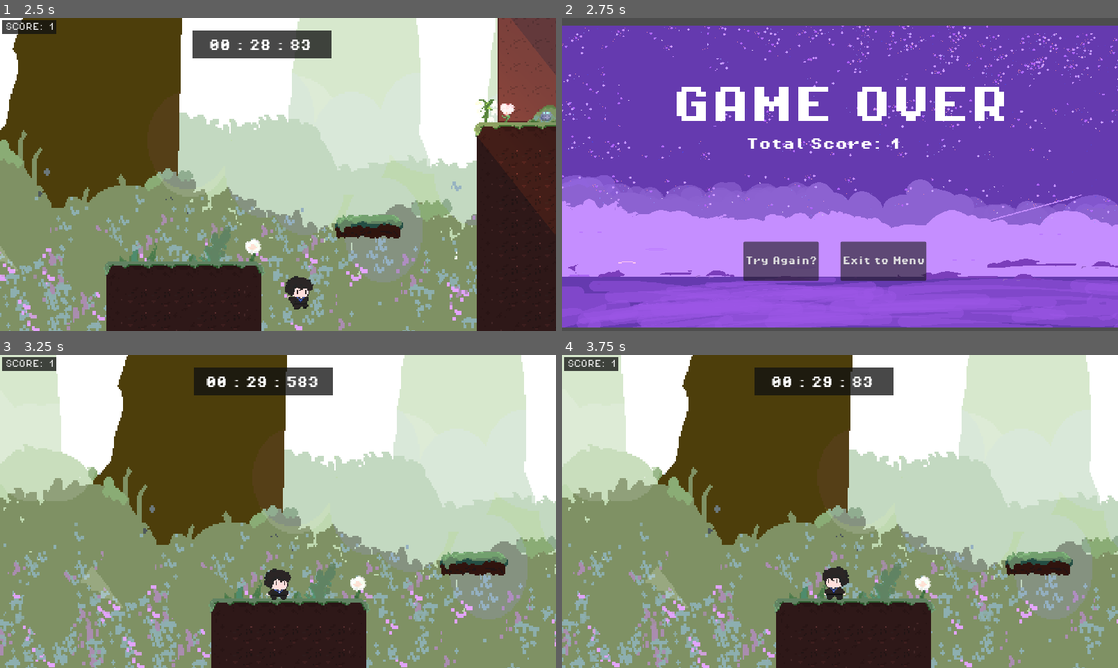
Above: before the commit, frames 1-4 (two rows, left to right).
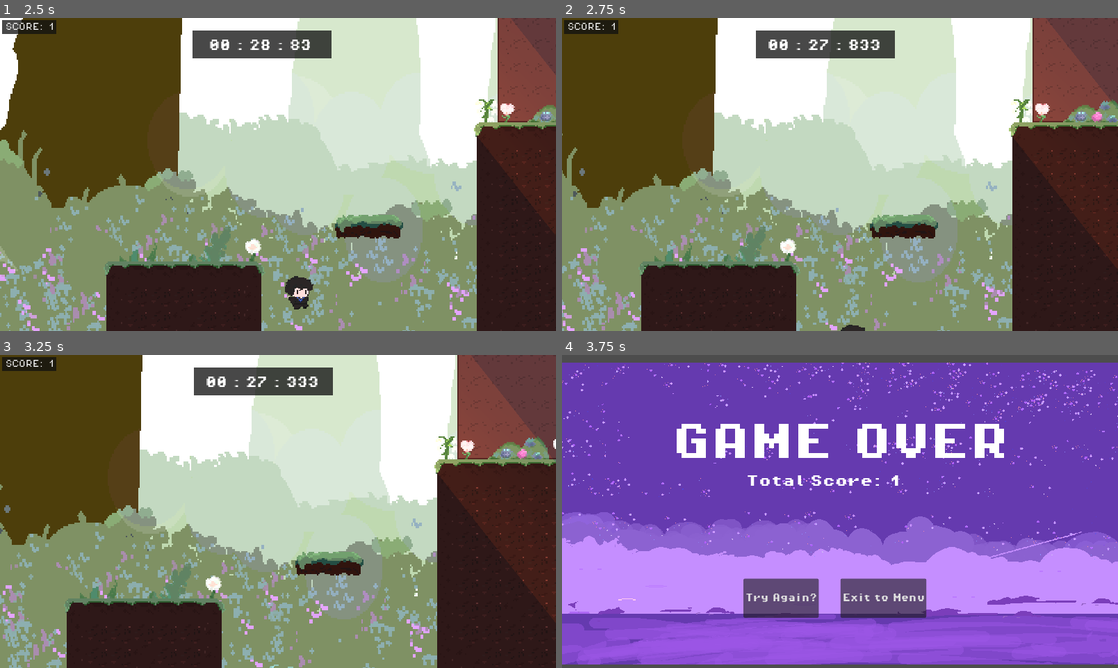
Above: after the commit, the same moments.

Repository: ajpolintan/GMTK_GameJam
Game: Godot game, scene res://Scenes/Main_Menu.tscn
Same seed, same stepped clock (60 frames per second), same inputs: the game is played once before the commit and once after it.
Inputs (mouse positions are in pixels of both pictures, inside the frame that each line leads up to):
- Up to frame 1 (2.5 s): click "Start" at 0.5 s; move the mouse to (400, 158) at 1.27 s; hold Right (move_right) from 1.28 s (still down); tap Shift (dash) at 1.35 s; tap Space (jump) at 1.52, 2.27 s; move the mouse to (166, 190) at 2.02 s; right-click (166, 190) at 2.1 s
- Up to frame 2 (2.75 s): keep holding Right (move_right)
- Up to frame 3 (3.25 s): release Right (move_right) at 2.75 s; click (216, 599) at 2.75 s, where only the run before the commit has a clickable "Try Again?"
- Up to frame 4 (3.75 s): move the mouse to (895, 442) at 3.52 s; hold Left (move_left) from 3.53 s (still down); tap Shift (dash) at 3.6 s

Frame 1 is identical in both runs. In frame 2, 98% of the frame differs, in the area x 0-100%, y 0-100%; in frame 3, 78%; in frame 4, 99%.

Commit message:
deathanim

Diff:
--- a/Scenes/Game.tscn
+++ b/Scenes/Game.tscn
@@ -33,4 +33,5 @@
 position_smoothing_enabled = true
 
 [connection signal="stop" from="." to="." method="_on_stop"]
+[connection signal="timeUp" from="CanvasLayer/HUD" to="." method="_on_hud_time_up"]
 [connection signal="selected" from="Deck" to="." method="_on_deck_selected"]
--- a/Scenes/Player.tscn
+++ b/Scenes/Player.tscn
@@ -9,11 +9,13 @@
 [ext_resource type="Texture2D" uid="uid://blmrysii0d47w" path="res://Assets/sprites/double_jump.png" id="4_yo5xs"]
 [ext_resource type="Texture2D" uid="uid://2wv7a2063fvr" path="res://Assets/sprites/Glide-Sheet.png" id="5_bnse3"]
 [ext_resource type="Texture2D" uid="uid://csy6winhlofqv" path="res://Assets/GMTK-Skidd.png" id="5_kq23a"]
+[ext_resource type="Texture2D" uid="uid://hl442ujywr8j" path="res://Assets/sprites/gmtk_death_anim.png" id="5_ty5vi"]
 [ext_resource type="Texture2D" uid="uid://ceftcum2ga1lc" path="res://Assets/gmtk_walk-Sheet.png" id="6_8rbfb"]
 [ext_resource type="Texture2D" uid="uid://b7r7ji55cjgnf" path="res://Assets/sprites/wall_jump.png" id="7_ep450"]
 [ext_resource type="AudioStream" uid="uid://dcrr8a87fdpdt" path="res://Assets/sounds/free_sound_jump(cabled_mess).wav" id="7_h7tu8"]
 [ext_resource type="AudioStream" uid="uid://dc7tgcm7wlea" path="res://Assets/sounds/skid__wakuwakuwakuwaku__sfxwalkground3.wav" id="8_7veep"]
 [ext_resource type="AudioStream" uid="uid://spg42w5aqkc7" path="res://Assets/sounds/hurt.wav" id="11_1oo81"]
+[ext_resource type="AudioStream" uid="uid://cij2sq1vmx8wf" path="res://Assets/sounds/explosion.wav" id="16_tn4xq"]
 
 [sub_resource type="AtlasTexture" id="AtlasTexture_yfifn"]
 atlas = ExtResource("3_gktnd")
@@ -71,6 +73,34 @@
 atlas = ExtResource("3_dtjqf")
 region = Rect2(188, 0, 47, 32)
 
+[sub_resource type="AtlasTexture" id="AtlasTexture_mbf4v"]
+atlas = ExtResource("5_ty5vi")
+region = Rect2(0, 0, 32, 32)
+
+[sub_resource type="AtlasTexture" id="AtlasTexture_bsksx"]
+atlas = ExtResource("5_ty5vi")
+region = Rect2(32, 0, 32, 32)
+
+[sub_resource type="AtlasTexture" id="AtlasTexture_yi1kb"]
+atlas = ExtResource("5_ty5vi")
+region = Rect2(64, 0, 32, 32)
+
+[sub_resource type="AtlasTexture" id="AtlasTexture_n30sw"]
+atlas = ExtResource("5_ty5vi")
+region = Rect2(96, 0, 32, 32)
+
+[sub_resource type="AtlasTexture" id="AtlasTexture_rwwki"]
+atlas = ExtResource("5_ty5vi")
+region = Rect2(128, 0, 32, 32)
+
+[sub_resource type="AtlasTexture" id="AtlasTexture_5cwt7"]
+atlas = ExtResource("5_ty5vi")
+region = Rect2(160, 0, 32, 32)
+
+[sub_resource type="AtlasTexture" id="AtlasTexture_8unbk"]
+atlas = ExtResource("5_ty5vi")
+region = Rect2(192, 0, 32, 32)
+
 [sub_resource type="AtlasTexture" id="AtlasTexture_umm06"]
 atlas = ExtResource("4_yo5xs")
 region = Rect2(0, 0, 32, 32)
@@ -237,6 +267,32 @@
 "loop": true,
 "name": &"dash",
 "speed": 20.0
+}, {
+"frames": [{
+"duration": 1.0,
+"texture": SubResource("AtlasTexture_mbf4v")
+}, {
+"duration": 1.0,
+"texture": SubResource("AtlasTexture_bsksx")
+}, {
+"duration": 1.0,
+"texture": SubResource("AtlasTexture_yi1kb")
+}, {
+"duration": 1.0,
+"texture": SubResource("AtlasTexture_n30sw")
+}, {
+"duration": 1.0,
+"texture": SubResource("AtlasTexture_rwwki")
+}, {
+"duration": 1.0,
+"texture": SubResource("AtlasTexture_5cwt7")
+}, {
+"duration": 1.0,
+"texture": SubResource("AtlasTexture_8unbk")
+}],
+"loop": false,
+"name": &"death",
+"speed": 10.0
 }, {
 "frames": [{
 "duration": 1.0,
@@ -381,9 +437,8 @@
 position = Vector2(0.5, -11.5)
 scale = Vector2(0.71875, 0.71875)
 sprite_frames = SubResource("SpriteFrames_pbknh")
-animation = &"boostDash"
+animation = &"death"
 autoplay = "idle"
-frame_progress = 0.250948
 
 [node name="CollisionShape2D" type="CollisionShape2D" parent="."]
 position = Vector2(0, -10)
@@ -409,6 +464,8 @@
 [node name="boostTimer" type="Timer" parent="."]
 wait_time = 0.5
 
+[node name="deathTimer" type="Timer" parent="."]
+
 [node name="sfx_jump" type="AudioStreamPlayer" parent="."]
 stream = ExtResource("7_h7tu8")
 volume_db = -12.0
@@ -421,9 +478,15 @@
 stream = ExtResource("11_1oo81")
 volume_db = -20.0
 pitch_scale = 3.0
+
+[node name="sfx_death" type="AudioStreamPlayer" parent="."]
+stream = ExtResource("16_tn4xq")
+volume_db = -14.214
+pitch_scale = 2.0
 
 [connection signal="timeout" from="jumpTimer" to="." method="_on_timer_timeout"]
 [connection signal="timeout" from="dashTimer" to="." method="_on_dash_timer_timeout"]
 [connection signal="timeout" from="dashCooldownTimer" to="." method="_on_dash_cooldown_timer_timeout"]
 [connection signal="timeout" from="dashCancelTimer" to="." method="_on_dash_cancel_timer_timeout"]
 [connection signal="timeout" from="boostTimer" to="." method="_on_boost_timer_timeout"]
+[connection signal="timeout" from="deathTimer" to="." method="_on_death_timer_timeout"]
--- a/Scripts/game.gd
+++ b/Scripts/game.gd
@@ -18,6 +18,8 @@
 
 	load_level("res://Scenes/map1.tscn")
 
+func _on_hud_time_up() -> void:
+	player.death()
 
 func load_level(path: String):
 	if curLevel:
--- a/Scripts/killzone.gd
+++ b/Scripts/killzone.gd
@@ -7,4 +7,4 @@
 
 func _on_body_entered(body: Node2D):
 	if ready_to_kill && body.name == "Player":
-		get_tree().change_scene_to_file("res://Scenes/game_over.tscn")
+		body.hitDeath()
--- a/Scripts/player.gd
+++ b/Scripts/player.gd
@@ -4,10 +4,12 @@
 @onready var dashCooldownTimer: Timer = $dashCooldownTimer
 @onready var dashCancelTimer: Timer = $dashCancelTimer
 @onready var boostTimer: Timer = $boostTimer
+@onready var deathTimer: Timer = $deathTimer
 @onready var animated_sprite: AnimatedSprite2D = $AnimatedSprite2D
 @onready var sfx_jump = $sfx_jump
 @onready var sfx_skid = $sfx_skid
 @onready var sfx_dash = $sfx_dash
+@onready var sfx_death = $sfx_death
 
 #physics vars
 var is_stopped = false
@@ -220,6 +222,9 @@
 func _on_dash_cancel_timer_timeout() -> void:
 	jumpCancellable = false
 
+###################################################################################################
+#Interactables
+###################################################################################################
 
 func launchRight():
 	if (is_on_floor() && !boostDashing):
@@ -256,7 +261,19 @@
 
 func hitSpike():
 	if !spikeBoots:
-		get_tree().change_scene_to_file("res://Scenes/game_over.tscn")
+		death()
+
+func hitDeath():
+	death()
+
+func death():
+	is_stopped = true
+	sfx_death.play()
+	animated_sprite.play("death")
+	deathTimer.start()
+
+func _on_death_timer_timeout() -> void:
+	get_tree().change_scene_to_file("res://Scenes/game_over.tscn")
 
 ###################################################################################################
 #Animations
--- a/Scripts/timer.gd
+++ b/Scripts/timer.gd
@@ -3,6 +3,7 @@
 var time = 30
 var level = 0
 var stopped = false
+signal timeUp
 
 func _on_stop():
 	stopped = true
@@ -35,4 +36,4 @@
 	$Countdown.text = actual_string
 
 	if (time <= 0) :
-		get_tree().change_scene_to_file("res://Scenes/game_over.tscn")
+		emit_signal("timeUp")
Not shown: 1 places in Scenes/Player.tscn that only renumber resources
